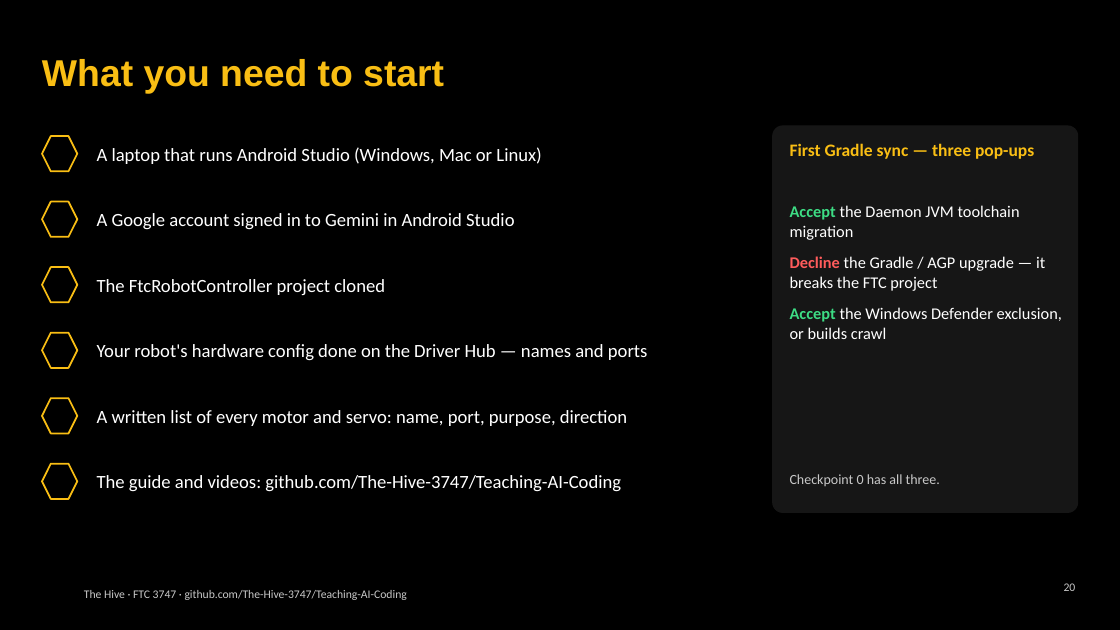
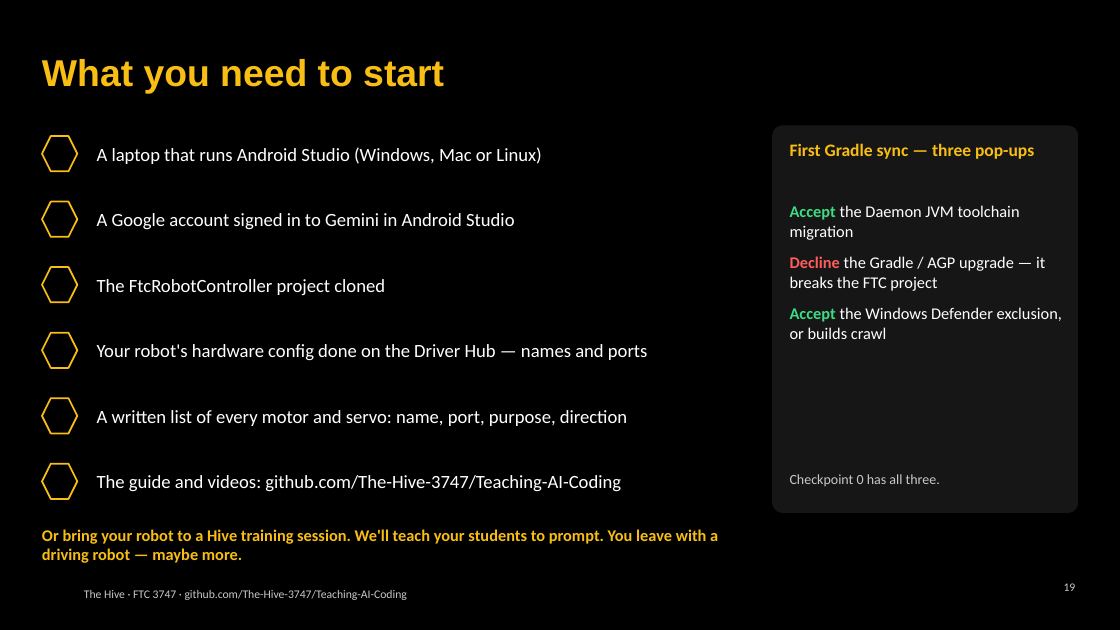
Before and after one commit to The-Hive-3747/Teaching-AI-Coding, a slide deck: slide 19 of slides/kickoff.pptx (slide 20 before the commit). Drawn at 1120x630 pixels with LibreOffice and Linux fonts; fonts in the diff are those of the drawing; background and template pictures are left out. Boxes give left, top, right and bottom in pixels: in the first picture for what was removed or moved away, otherwise in the second. Text is boxed around its words. In the diff, an @@ line names an element or a change of style, - is before the commit and + after.

```diff
--- a/slides/kickoff.pptx
+++ b/slides/kickoff.pptx
@@ text added at box(42, 529, 718, 563), 14 pt, text #F9BE14, bold @@
+Or bring your robot to a Hive training session. We'll teach your students to prompt. You leave with a driving robot — maybe more.
@@ page number at box(1064, 583, 1076, 591): text changed @@
-20
+19
```
Also in this commit, not shown: 3 other slides changed, 1 slide added, 1 slide removed, 5 other files.
